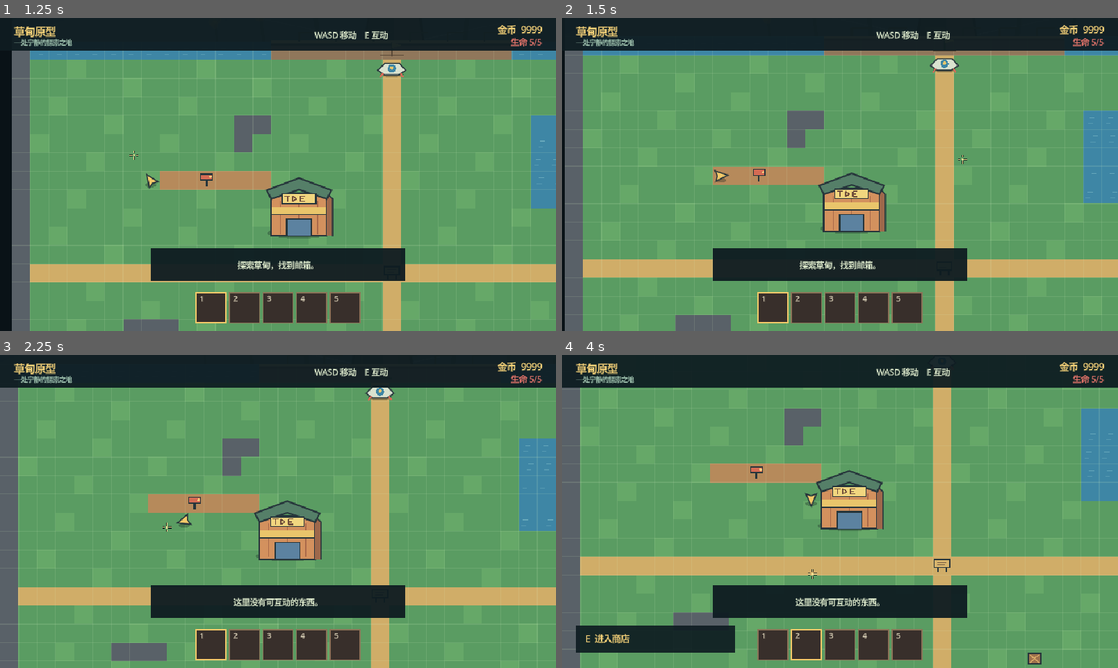
Above: before the commit, frames 1-4 (two rows, left to right).
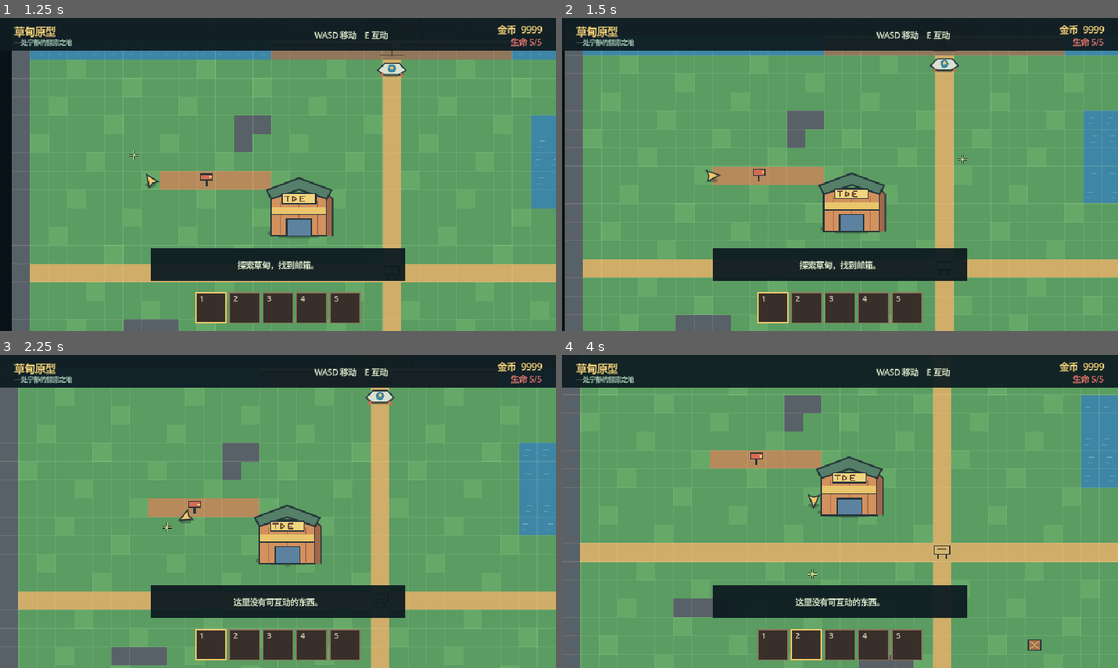
Above: after the commit, the same moments.

Repository: Neikos0493/Project_Grow
Game: Godot game, scene res://MainMenu.tscn
The game is run twice, just before and just after one commit, with the same random seed, the same clock (stepped at 60 frames per second) and the same inputs.
Inputs (mouse positions are in pixels of both pictures, inside the frame that each line leads up to):
- Up to frame 1 (1.25 s): click "开始旅程" at 0.5 s
- Up to frame 2 (1.5 s): tap Enter (ui_accept) at 1.25 s; move the mouse to (962, 158) at 1.27 s; press the mouse at (962, 158) at 1.28 s; hold D (move_right) from 1.28 s (still down)
- Up to frame 3 (2.25 s): tap Enter (ui_accept) at 1.52 s; move the mouse to (166, 527) at 2.02 s; release D (move_right) at 2.03 s; release the mouse at (166, 527) at 2.03 s; hold S (move_down) from 2.03 s (still down); tap E (interact) at 2.1 s
- Up to frame 4 (4 s): tap Enter (ui_accept) at 2.27, 3.77 s; move the mouse to (895, 442) at 2.77 s; release S (move_down) at 2.78 s; hold D (move_right) 2.78-3.53 s; tap 1 at 2.85 s; move the mouse to (812, 574) at 3.52 s; hold W (move_up) from 3.53 s (still down); tap 2 at 3.6 s; click (812, 574) at 3.67 s

Frame 1 is identical in both runs. In frame 2, 0.1% of the frame differs, in the area x 25-31%, y 48-53%; in frame 3, 4.4%; in frame 4, 17%, in the area x 2-100%, y 10-100%.

Commit message:
Add smooth player movement

Diff:
--- a/scripts/player.gd
+++ b/scripts/player.gd
@@ -8,6 +8,8 @@
 signal died
 
 const MOVE_SPEED := 150.0
+const MOVE_ACCELERATION := 720.0
+const MOVE_DECELERATION := 980.0
 const MAX_HEALTH := 5
 
 var controls_locked := false
@@ -20,13 +22,15 @@
 	queue_redraw()
 	health_changed.emit(health, MAX_HEALTH)
 
-func _physics_process(_delta: float) -> void:
+func _physics_process(delta: float) -> void:
 	if controls_locked or dead:
-		velocity = Vector2.ZERO
+		velocity = velocity.move_toward(Vector2.ZERO, MOVE_DECELERATION * delta)
 		_update_mouse_facing()
 		return
 	var input_direction := Input.get_vector("move_left", "move_right", "move_up", "move_down")
-	velocity = input_direction * MOVE_SPEED
+	var target_velocity := input_direction * MOVE_SPEED
+	var response := MOVE_ACCELERATION if input_direction.length_squared() > 0.0 else MOVE_DECELERATION
+	velocity = velocity.move_toward(target_velocity, response * delta)
 	move_and_slide()
 	_update_mouse_facing()
 
